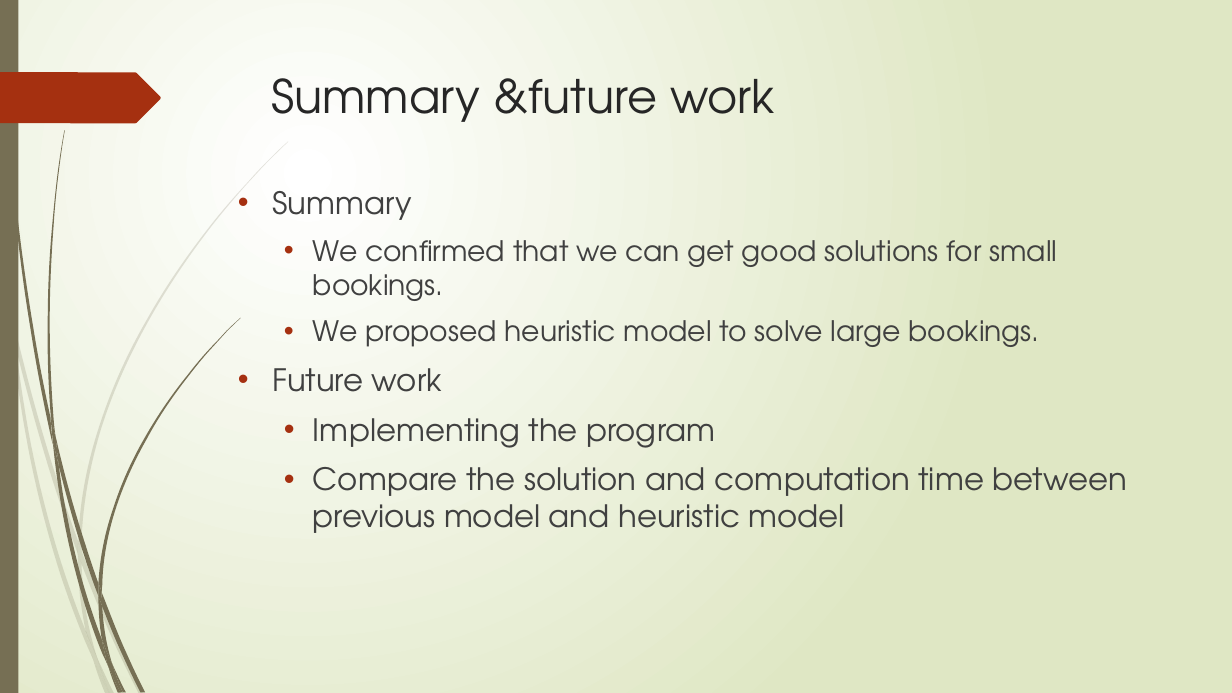
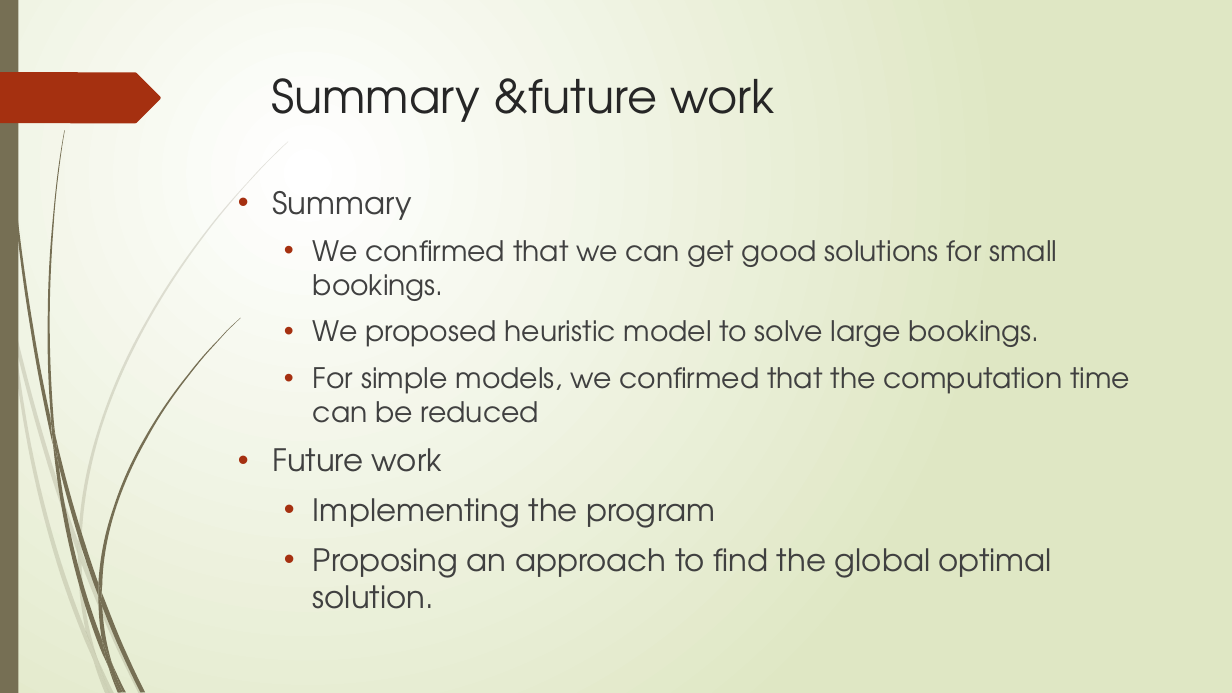
Before and after one commit to r-kurosu/kline_new, a slide deck: slide 40 of 竹田_合同研究会.pptx (slide 36 before the commit). Drawn at 1232x693 pixels with LibreOffice and Linux fonts; fonts in the diff are those of the drawing. Boxes give left, top, right and bottom in pixels: in the first picture for what was removed or moved away, otherwise in the second. Text is boxed around its words. In the diff, an @@ line names an element or a change of style, - is before the commit and + after.

```diff
--- a/竹田_合同研究会.pptx
+++ b/竹田_合同研究会.pptx
@@ text at <box>313,367,1130,423</box>: paragraph added @@
+  • For simple models, we confirmed that the computation time can be reduced
@@ text at <box>313,548,1052,609</box>: text changed @@
-  • Compare the solution and computation time between previous model and heuristic model
+  • Proposing an approach to find the global optimal solution.
```
Also in this commit, not shown: 2 other slides changed, 4 slides added.
